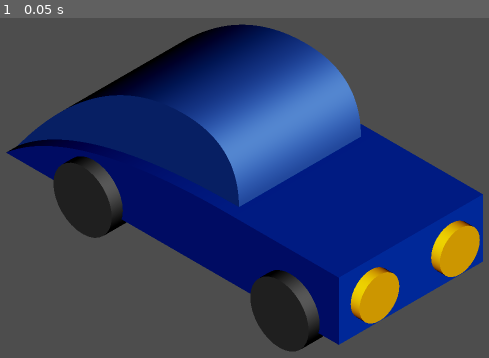
Above: before the commit, frame 1.
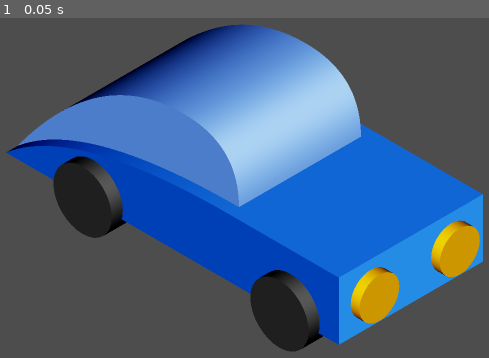
Above: after the commit, the same moment.

Repository: kvu787/ShaderTest
Game: Godot game, scene res://Scenes/SlopeCarStage.tscn
Same seed, same stepped clock (60 frames per second), same inputs: the game is played once before the commit and once after it. The project has no main scene, so this scene is started directly.
Inputs:
- Up to frame 1 (0.05 s): no input

The runs differ from the first frame. In frame 1, 45% of the frame differs, in the area x 1-99%, y 1-97%.

Commit message:
Fix materials for slope car

Diff:
--- a/ShaderTest/Materials/SlopeCar/Body1.tres
+++ b/ShaderTest/Materials/SlopeCar/Body1.tres
@@ -6,6 +6,7 @@
 render_priority = 0
 shader = ExtResource("1_83d45")
 shader_parameter/_BASE_COLOR = Color(0.13299999, 0.59596664, 0.95, 1)
-shader_parameter/_COSINE_PHI_POSITION_OF_BASE_COLOR = 0.866000041135
+shader_parameter/_FACING_RATIO_POSITION_OF_BASE_COLOR = 0.8660254
 shader_parameter/_ENABLE_SHADING_SHIFT = true
-shader_parameter/_SHADING_SHIFT = 0.50000002375
+shader_parameter/_SHADING_SHIFT_RATIO = 0.5
+shader_parameter/_SHADING_SHIFT_ROTATION_DEGREES = 0.0
--- a/ShaderTest/Materials/SlopeCar/Body2.tres
+++ b/ShaderTest/Materials/SlopeCar/Body2.tres
@@ -6,6 +6,7 @@
 render_priority = 0
 shader = ExtResource("1_y5twl")
 shader_parameter/_BASE_COLOR = Color(0.09130001, 0.39909172, 0.83, 1)
-shader_parameter/_COSINE_PHI_POSITION_OF_BASE_COLOR = 0.5770000274075
+shader_parameter/_FACING_RATIO_POSITION_OF_BASE_COLOR = 0.5770000274075
 shader_parameter/_ENABLE_SHADING_SHIFT = true
-shader_parameter/_SHADING_SHIFT = 0.50000002375
+shader_parameter/_SHADING_SHIFT_RATIO = 0.5
+shader_parameter/_SHADING_SHIFT_ROTATION_DEGREES = 0.0
--- a/ShaderTest/Materials/SlopeCar/Body3.tres
+++ b/ShaderTest/Materials/SlopeCar/Body3.tres
@@ -6,6 +6,7 @@
 render_priority = 0
 shader = ExtResource("1_qrat6")
 shader_parameter/_BASE_COLOR = Color(0, 0.37916675, 0.91, 1)
-shader_parameter/_COSINE_PHI_POSITION_OF_BASE_COLOR = 0.5770000274075
+shader_parameter/_FACING_RATIO_POSITION_OF_BASE_COLOR = 0.5770000274075
 shader_parameter/_ENABLE_SHADING_SHIFT = true
-shader_parameter/_SHADING_SHIFT = 0.50000002375
+shader_parameter/_SHADING_SHIFT_RATIO = 0.5
+shader_parameter/_SHADING_SHIFT_ROTATION_DEGREES = 0.0
--- a/ShaderTest/Materials/SlopeCar/Cabin1.tres
+++ b/ShaderTest/Materials/SlopeCar/Cabin1.tres
@@ -6,6 +6,7 @@
 render_priority = 0
 shader = ExtResource("1_h68tg")
 shader_parameter/_BASE_COLOR = Color(0.5985, 0.79768324, 0.95, 1)
-shader_parameter/_COSINE_PHI_POSITION_OF_BASE_COLOR = 0.866000041135
+shader_parameter/_FACING_RATIO_POSITION_OF_BASE_COLOR = 0.8660254
 shader_parameter/_ENABLE_SHADING_SHIFT = false
-shader_parameter/_SHADING_SHIFT = 0.5
+shader_parameter/_SHADING_SHIFT_RATIO = 0.5
+shader_parameter/_SHADING_SHIFT_ROTATION_DEGREES = 0.0
--- a/ShaderTest/Materials/SlopeCar/Cabin2.tres
+++ b/ShaderTest/Materials/SlopeCar/Cabin2.tres
@@ -6,6 +6,7 @@
 render_priority = 0
 shader = ExtResource("1_we38r")
 shader_parameter/_BASE_COLOR = Color(0.3486, 0.54918337, 0.83, 1)
-shader_parameter/_COSINE_PHI_POSITION_OF_BASE_COLOR = 0.5770000274075
+shader_parameter/_FACING_RATIO_POSITION_OF_BASE_COLOR = 0.5770000274075
 shader_parameter/_ENABLE_SHADING_SHIFT = true
-shader_parameter/_SHADING_SHIFT = 0.2000000095
+shader_parameter/_SHADING_SHIFT_RATIO = 0.2000000095
+shader_parameter/_SHADING_SHIFT_ROTATION_DEGREES = 0.0
--- a/ShaderTest/Materials/SlopeCar/Default.tres
+++ b/ShaderTest/Materials/SlopeCar/Default.tres
@@ -6,6 +6,7 @@
 render_priority = 0
 shader = ExtResource("1_6vmgd")
 shader_parameter/_BASE_COLOR = Color(0.59, 0.59, 0.59, 1)
-shader_parameter/_COSINE_PHI_POSITION_OF_BASE_COLOR = 0.50000002375
+shader_parameter/_FACING_RATIO_POSITION_OF_BASE_COLOR = 0.50000002375
 shader_parameter/_ENABLE_SHADING_SHIFT = true
-shader_parameter/_SHADING_SHIFT = 0.250000011875
+shader_parameter/_SHADING_SHIFT_RATIO = 0.250000011875
+shader_parameter/_SHADING_SHIFT_ROTATION_DEGREES = 0.0
--- a/ShaderTest/Materials/SlopeCar/Headlights.tres
+++ b/ShaderTest/Materials/SlopeCar/Headlights.tres
@@ -6,6 +6,7 @@
 render_priority = 0
 shader = ExtResource("1_j8se3")
 shader_parameter/_BASE_COLOR = Color(0.95, 0.8708333, 0, 1)
-shader_parameter/_COSINE_PHI_POSITION_OF_BASE_COLOR = 0.8660254
+shader_parameter/_FACING_RATIO_POSITION_OF_BASE_COLOR = 0.8660254
 shader_parameter/_ENABLE_SHADING_SHIFT = false
-shader_parameter/_SHADING_SHIFT = 0.5
+shader_parameter/_SHADING_SHIFT_RATIO = 0.5
+shader_parameter/_SHADING_SHIFT_ROTATION_DEGREES = 0.0
--- a/ShaderTest/Materials/SlopeCar/Wheels.tres
+++ b/ShaderTest/Materials/SlopeCar/Wheels.tres
@@ -6,6 +6,7 @@
 render_priority = 0
 shader = ExtResource("1_lervl")
 shader_parameter/_BASE_COLOR = Color(0.43, 0.43, 0.43, 1)
-shader_parameter/_COSINE_PHI_POSITION_OF_BASE_COLOR = 0.8660254
+shader_parameter/_FACING_RATIO_POSITION_OF_BASE_COLOR = 0.8660254
 shader_parameter/_ENABLE_SHADING_SHIFT = false
-shader_parameter/_SHADING_SHIFT = 0.5
+shader_parameter/_SHADING_SHIFT_RATIO = 0.5
+shader_parameter/_SHADING_SHIFT_ROTATION_DEGREES = 0.0
